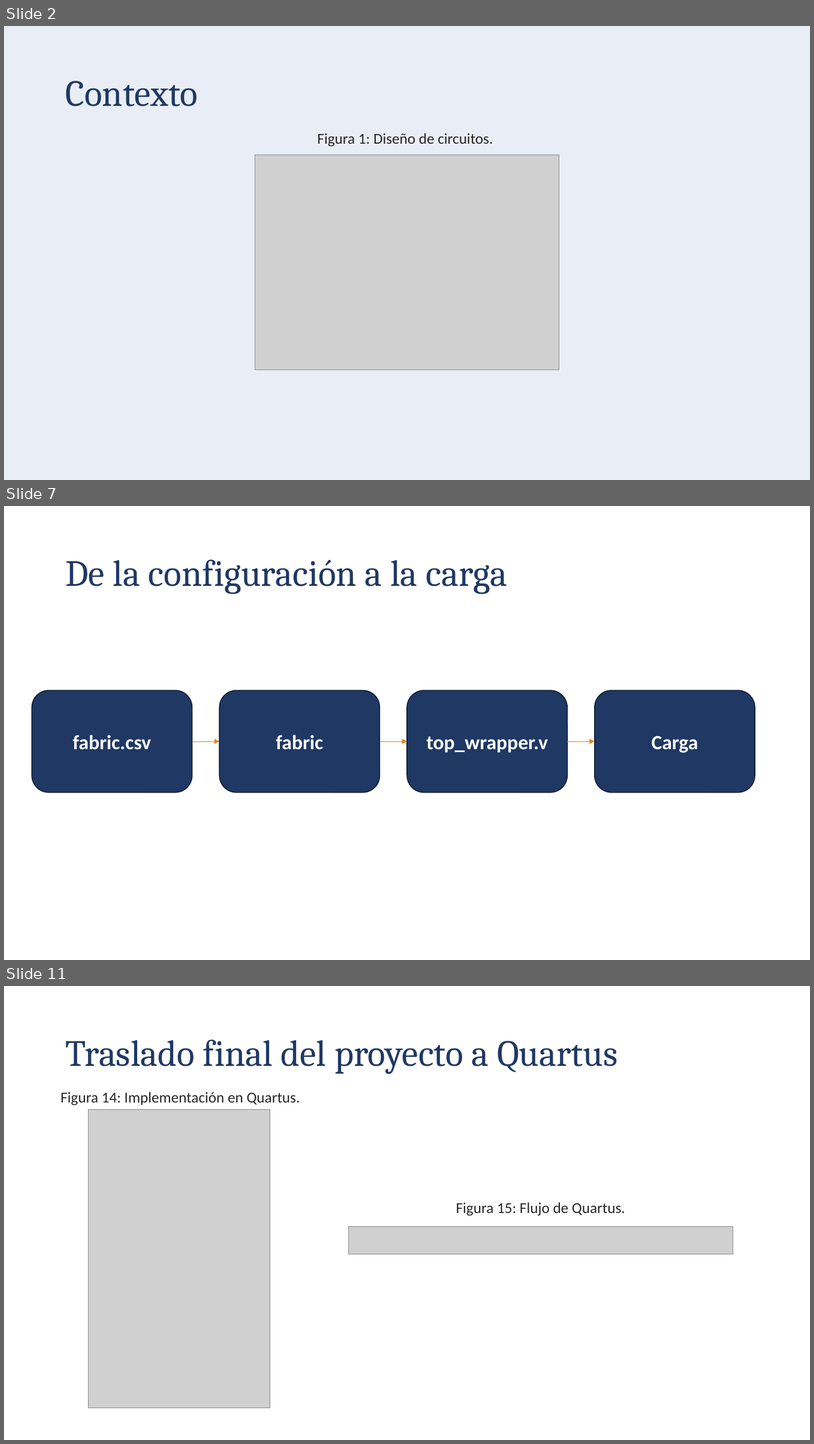
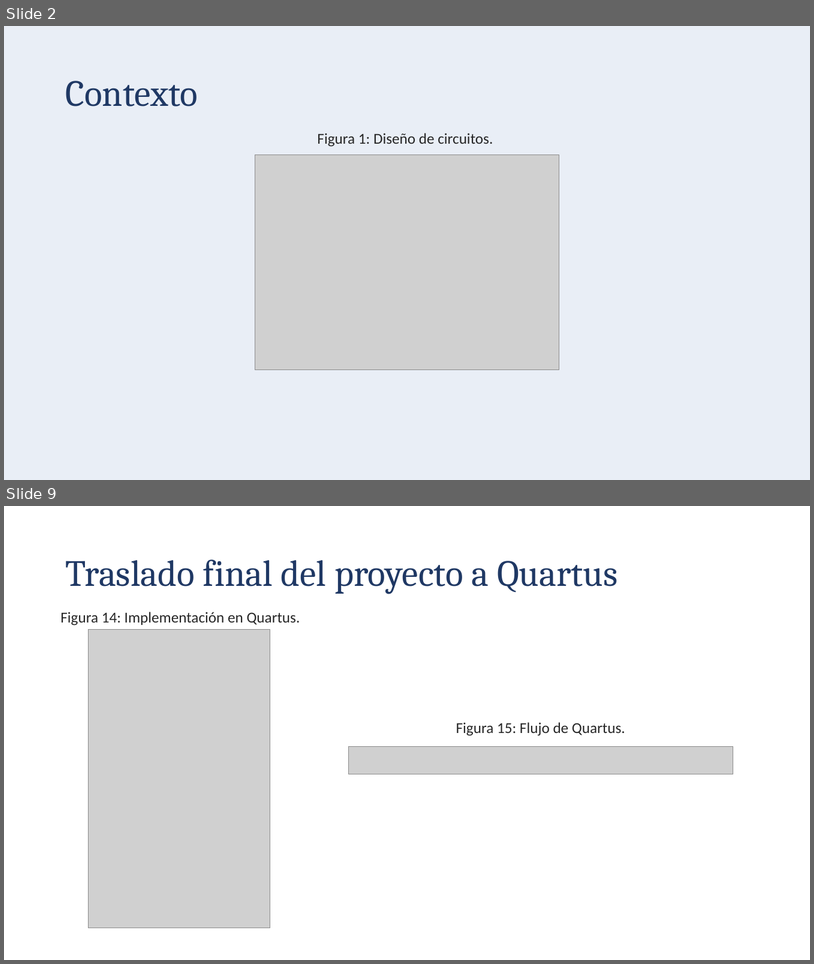
Before and after one commit to Lsandiquesada/TFG_Luis_Diego, a slide deck: Implementacion prueba de concepto FPGA Final.pptx. Shown one above the other, each under a label of ours: slides 2, 7 and 11 before the commit, slides 2 and 9 after it; the slides between them are not shown. The pictures are 814x1444 and 814x964 pixels, drawn with LibreOffice and Linux fonts; fonts in the diff are those of the drawing; grey boxes stand for pictures. Boxes give left, top, right and bottom in pixels: in the first picture for what was removed or moved away, otherwise in the second. Text is boxed around its words. In the diff, an @@ line names an element or a change of style, - is before the commit and + after.

```diff
--- a/Implementacion prueba de concepto FPGA Final.pptx
+++ b/Implementacion prueba de concepto FPGA Final.pptx
@@ slide 7 removed at (4,506,810,960), background #FFFFFF @@
@@ title removed at (65,559,507,594) @@
-De la configuración a la carga
@@ rounded rectangle removed at (32,691,192,793) @@
-fabric.csv
@@ rounded rectangle removed at (219,691,380,793) @@
-fabric
@@ rounded rectangle removed at (408,691,568,793) @@
-top_wrapper.v
@@ rounded rectangle removed at (595,691,755,793) @@
-Carga
@@ arrow removed from (192, 741) to (219, 741) @@
@@ arrow removed from (380, 741) to (408, 741) @@
@@ arrow removed from (568, 741) to (595, 741) @@
@@ what was slide 11 is now slide 9 @@
```
Also in this commit, not shown: 4 slides changed, 3 slides added, 5 other slides removed.
